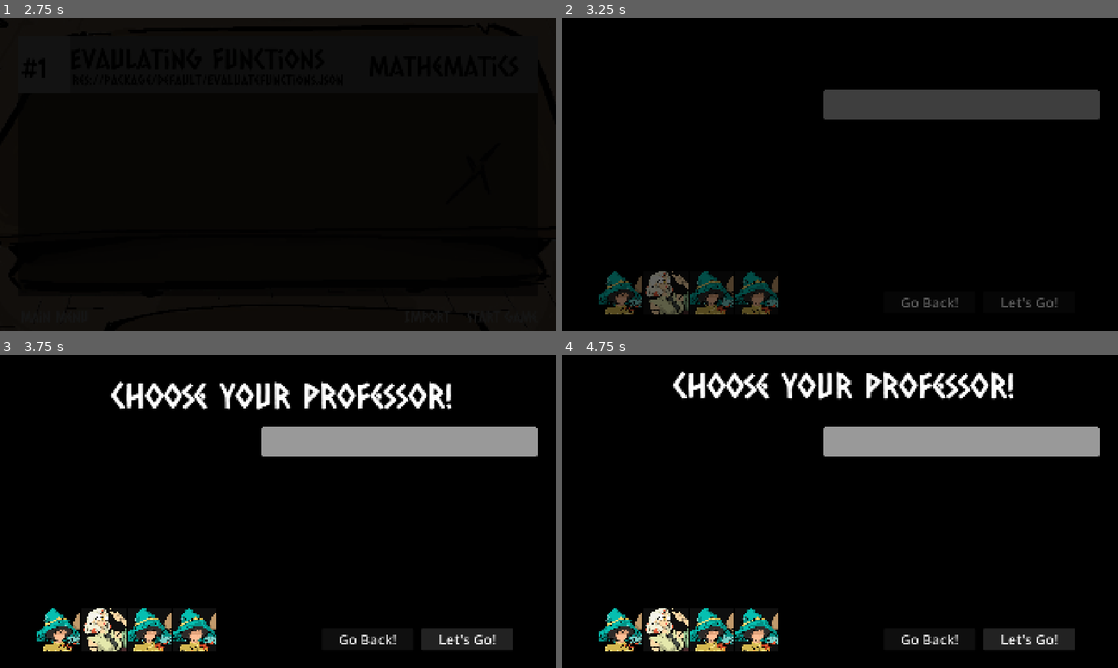
Above: before the commit, frames 1-4 (two rows, left to right).
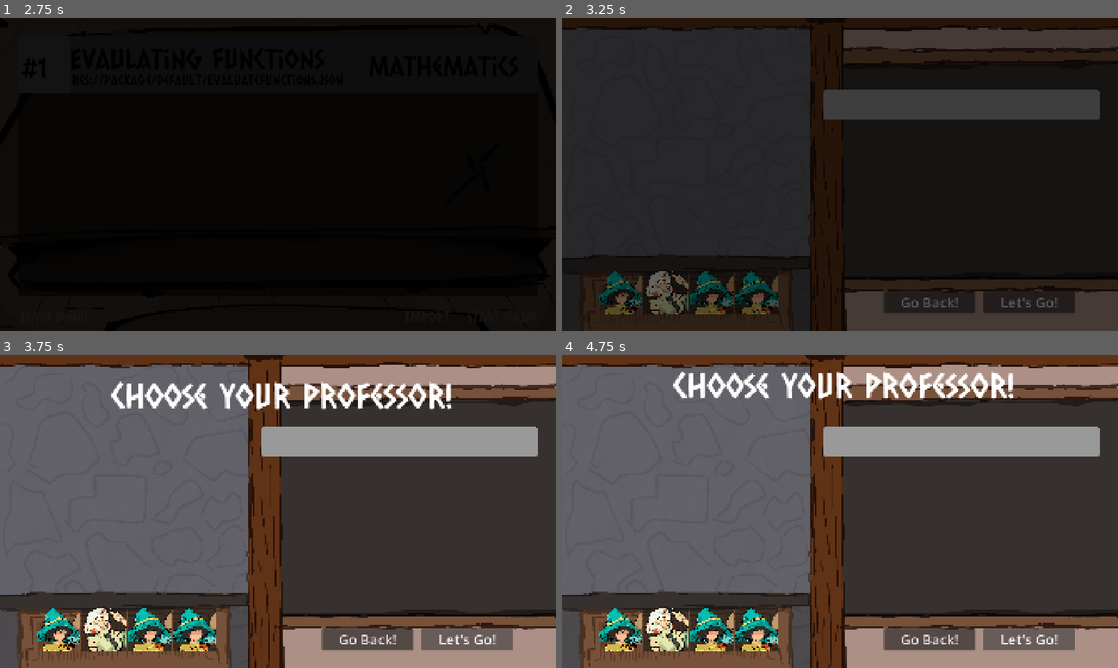
Above: after the commit, the same moments.

Repository: JMSal08/Mathemages
Game: Godot game, scene res://scenes/splash/studio_splash.tscn
Two runs of this game, one before a commit and one after it. Both use one fixed random seed, a clock stepped at 60 frames per second and the inputs below.
Inputs (mouse positions are in pixels of both pictures, inside the frame that each line leads up to):
- Up to frame 1 (2.75 s): tap Enter at 0.5 s; move the mouse to (400, 158) at 0.52 s; click (400, 158) at 0.67 s; move the mouse to (166, 190) at 1.27 s; click (166, 190) at 1.42 s; click "Play" at 2 s
- Up to frame 2 (3.25 s): click "Start Game" at 2.75 s
- Up to frame 3 (3.75 s): click "Let's Go!" at 3.5 s
- Up to frame 4 (4.75 s): click "Let's Go!" at 4.25 s

Frame 1 is identical in both runs. In frame 2, 56% of the frame differs, in the area x 0-100%, y 0-100%; in frame 3, 90%; in frame 4, 90%.

Commit message:
Added agent select background

Diff:
--- a/scenes/game/agentSelection_page.tscn
+++ b/scenes/game/agentSelection_page.tscn
@@ -1,7 +1,7 @@
 [gd_scene format=3 uid="uid://bc33jrvk56exn"]
 
 [ext_resource type="Script" uid="uid://c6o1780qsdq7p" path="res://scripts/game/agent_selection_page.gd" id="1_hnmim"]
-[ext_resource type="Texture2D" uid="uid://ds53rrxmagcyt" path="res://images/bg/blackscreen.jpg" id="1_y6bhy"]
+[ext_resource type="Texture2D" uid="uid://8of6e2dlf3cx" path="res://images/bg/agentSelect_bg.png" id="2_ad4r8"]
 [ext_resource type="FontFile" uid="uid://cro0ihcubbiiq" path="res://font/CaesarDressing-Regular.ttf" id="2_vd4d7"]
 [ext_resource type="Texture2D" uid="uid://njduljj7qppe" path="res://char/eadler/img/eadler1x1.png" id="3_hnmim"]
 [ext_resource type="Texture2D" uid="uid://wnbxgvwxtxxf" path="res://char/eadler/img/eadler.png" id="4_vd4d7"]
@@ -55,10 +55,10 @@
 tracks/0/interp = 1
 tracks/0/loop_wrap = true
 tracks/0/keys = {
-"times": PackedFloat32Array(0, 0.33333334),
-"transitions": PackedFloat32Array(1, 0.90125465),
-"update": 0,
-"values": [Vector2(64, 328), Vector2(64, 178)]
+"times": PackedFloat32Array(0, 0.35),
+"transitions": PackedFloat32Array(1, 1),
+"update": 0,
+"values": [Vector2(64, 328), Vector2(64, 121)]
 }
 tracks/1/type = "value"
 tracks/1/imported = false
@@ -144,7 +144,7 @@
 layout_mode = 0
 offset_right = 1920.0
 offset_bottom = 1080.0
-texture = ExtResource("1_y6bhy")
+texture = ExtResource("2_ad4r8")
 
 [node name="Label" type="Label" parent="." unique_id=1736248678]
 layout_mode = 0
Binary file added: images/bg/agentSelect_bg.png
Not shown, added: images/bg/agentSelect_bg.png.import
Binary file added: images/game/button_image.png
Not shown, added: images/game/button_image.png.import
